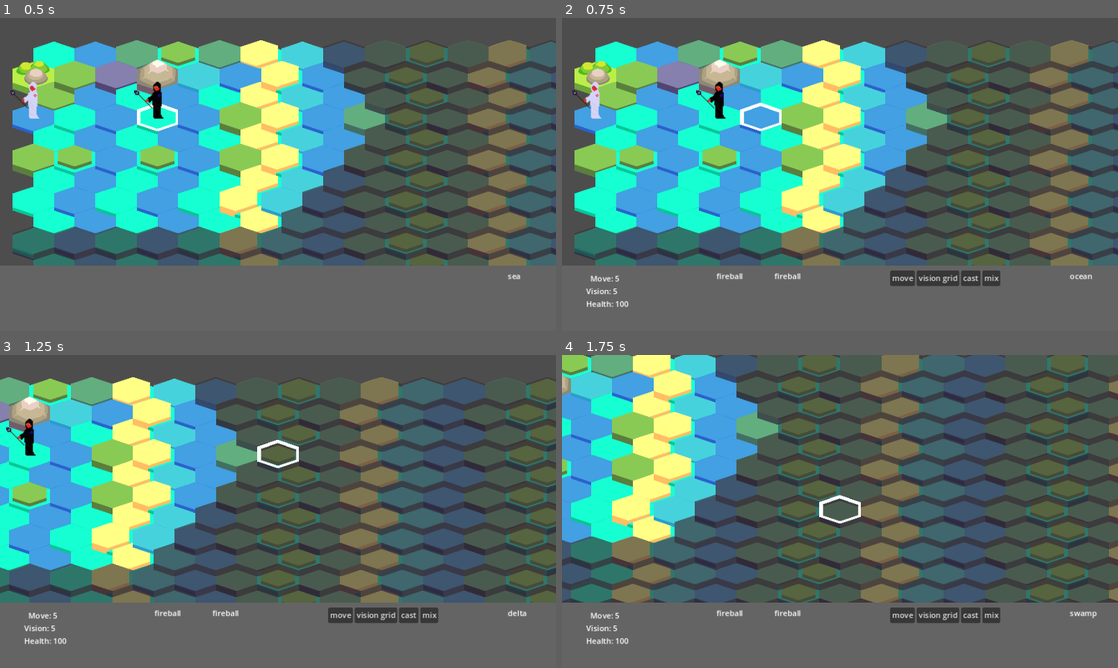
Above: before the commit, frames 1-4 (two rows, left to right).
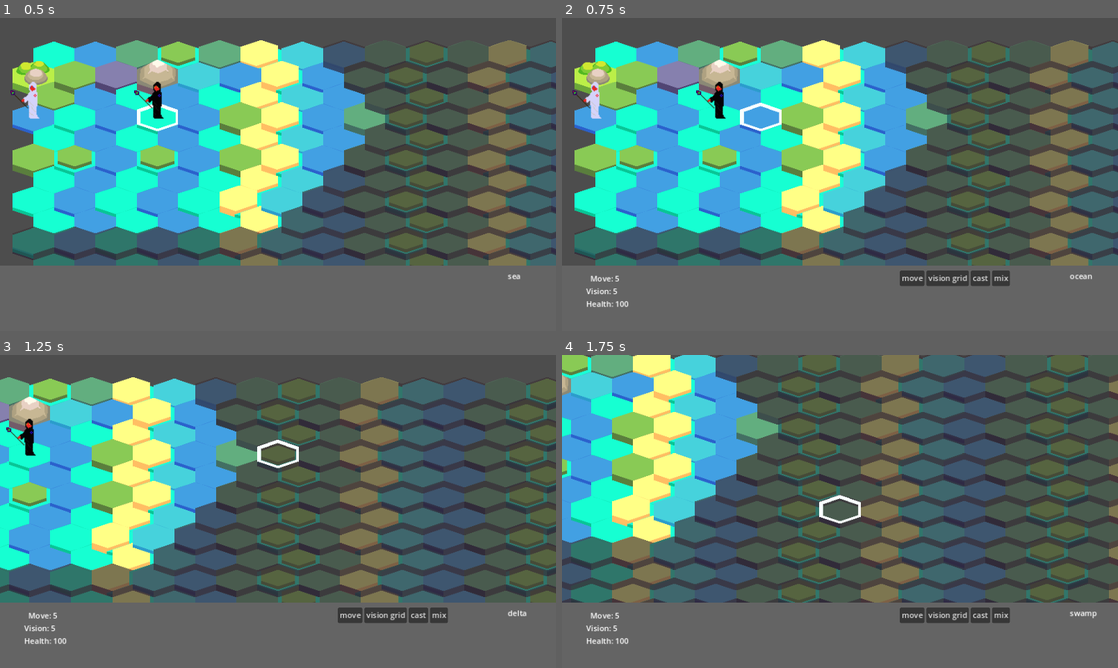
Above: after the commit, the same moments.

Repository: ahhnevermore/mixorcerers
Game: Godot game, scene res://scenes/game.tscn
Same seed, same stepped clock (60 frames per second), same inputs: the game is played once before the commit and once after it. The engine's default icon, where the game draws it, is replaced by a stand-in: a white triangle on a blue panel in a dark square.
Inputs:
- Up to frame 1 (0.5 s): no input
- Up to frame 2 (0.75 s): tap Enter at 0.5 s; hold D (cursor_right) from 0.53 s (still down); tap Space (select_confirm) at 0.6 s
- Up to frame 3 (1.25 s): keep holding D (cursor_right)
- Up to frame 4 (1.75 s): release D (cursor_right) at 1.28 s; hold S (cursor_down) from 1.28 s (still down); tap M (move) at 1.35 s; tap Space (select_confirm) at 1.55 s

Frame 1 is identical in both runs. In frame 2, 0.5% of the frame differs, in the area x 27-81%, y 80-86%; in frame 3, 0.5%; in frame 4, 0.5%.

Commit message:
mix mode done for spells

Diff:
--- a/scenes/HUD.tscn
+++ b/scenes/HUD.tscn
@@ -38,61 +38,81 @@
 
 [node name="Slot1" type="Control" parent="Div/Inventory"]
 anchors_preset = 0
-offset_right = 120.0
+offset_right = 90.0
 offset_bottom = 63.0
 
 [node name="Slot2" type="Control" parent="Div/Inventory"]
 layout_mode = 1
+anchors_preset = 0
+offset_top = 63.0
+offset_right = 90.0
+offset_bottom = 125.0
+
+[node name="Slot3" type="Control" parent="Div/Inventory"]
+layout_mode = 1
 anchors_preset = 5
 anchor_left = 0.5
 anchor_right = 0.5
-offset_left = -60.0
-offset_right = 60.0
+offset_left = -90.0
 offset_bottom = 63.0
 grow_horizontal = 2
 
-[node name="Slot3" type="Control" parent="Div/Inventory"]
+[node name="Slot4" type="Control" parent="Div/Inventory"]
+layout_mode = 1
+anchors_preset = 5
+anchor_left = 0.5
+anchor_right = 0.5
+offset_left = -90.0
+offset_top = 63.0
+offset_bottom = 125.0
+grow_horizontal = 2
+
+[node name="Slot5" type="Control" parent="Div/Inventory"]
 layout_mode = 1
 anchors_preset = 1
 anchor_left = 1.0
 anchor_right = 1.0
-offset_left = -120.0
+offset_left = -180.0
+offset_right = -90.0
 offset_bottom = 63.0
 grow_horizontal = 0
-
-[node name="Slot4" type="Control" parent="Div/Inventory"]
-layout_mode = 1
-anchors_preset = 0
-offset_top = 63.0
-offset_right = 120.0
-offset_bottom = 125.0
-
-[node name="Slot5" type="Control" parent="Div/Inventory"]
-layout_mode = 1
-anchors_preset = 5
-anchor_left = 0.5
-anchor_right = 0.5
-offset_left = -60.0
-offset_top = 63.0
-offset_right = 60.0
-offset_bottom = 125.0
-grow_horizontal = 2
 
 [node name="Slot6" type="Control" parent="Div/Inventory"]
 layout_mode = 1
 anchors_preset = 1
 anchor_left = 1.0
 anchor_right = 1.0
-offset_left = -120.0
+offset_left = -180.0
+offset_top = 63.0
+offset_right = -90.0
+offset_bottom = 125.0
+grow_horizontal = 0
+
+[node name="Slot7" type="Control" parent="Div/Inventory"]
+layout_mode = 1
+anchors_preset = 1
+anchor_left = 1.0
+anchor_right = 1.0
+offset_left = -90.0
+offset_top = 63.0
+offset_bottom = 125.0
+grow_horizontal = 0
+
+[node name="Slot8" type="Control" parent="Div/Inventory"]
+layout_mode = 1
+anchors_preset = 1
+anchor_left = 1.0
+anchor_right = 1.0
+offset_left = -90.0
 offset_top = 63.0
 offset_bottom = 125.0
 grow_horizontal = 0
 
 [node name="Commands" type="GridContainer" parent="Div"]
 layout_mode = 1
-offset_left = 680.0
+offset_left = 700.0
 offset_top = 10.0
-offset_right = 902.0
+offset_right = 922.0
 offset_bottom = 135.0
 columns = 6
 
--- a/scenes/mix_mode.tscn
+++ b/scenes/mix_mode.tscn
@@ -10,7 +10,9 @@
 [node name="CanvasLayer" type="CanvasLayer" parent="."]
 
 [node name="Sprite2D" type="Sprite2D" parent="CanvasLayer"]
-position = Vector2(578, 321)
+modulate = Color(1, 1, 1, 0.482353)
+position = Vector2(578, 320)
+scale = Vector2(1, 0.990741)
 texture = ExtResource("2_jo4g6")
 
 [node name="Orbs" type="HBoxContainer" parent="CanvasLayer"]
--- a/scripts/HUD.gd
+++ b/scripts/HUD.gd
@@ -2,6 +2,7 @@
 extends CanvasLayer
 
 var UIButton_scene:PackedScene
+var inventory_max_size =8
 # Called when the node enters the scene tree for the first time.
 func _ready():
 	UIButton_scene = load("res://scenes/uibutton.tscn")
@@ -35,16 +36,16 @@
 	)
 
 func inventory_display_uninteractive(list:Array)->void:
-	for i in range(list.size()):
-		if i < 6:
+	for i in range(inventory_max_size):
+		if list[i] :
 			var slot = $Div/Inventory.get_child(i)
 			var label = Label.new()
 			label.text=list[i].alias
 			slot.add_child(label)
 
 func inventory_display(list:Array,mode_node:Mode)->void:
-	for i in range(list.size()):
-		if i < 6:
+	for i in range(inventory_max_size):
+		if list[i] :
 			var slot = $Div/Inventory.get_child(i)
 			if list[i].castable:
 
--- a/scripts/cast_mode.gd
+++ b/scripts/cast_mode.gd
@@ -22,9 +22,9 @@
 	if Input.is_action_just_pressed("select_confirm") and cast_grid and props.size()>1:
 		cast(props[1],cast_grid)
 		game._on_cursor_changed()
-		props[0].inventory.erase(props[1])
+		var index = props[0].inventory.find(props[1])
+		props[0].inventory[index]=null
 		log_action()
-		props.pop_back()
 		hud.clear_inventory_display()
 		hud.inventory_display(props[0].inventory,self)
 
@@ -120,4 +120,4 @@
 	update = true
 
 func log_action()->void:
-	game.turn_history.append([alias,props[1].alias,cursor.cursor_tile])
+	game.turn_history.append([props[1].alias,cursor.cursor_tile])
--- a/scripts/game.gd
+++ b/scripts/game.gd
@@ -37,6 +37,7 @@
 
 
 #TODO
+#add spell stats when selecting them in cast mode
 #modify cast spell to not apply damage but instead sublet it to the listeners
 #mix mode- additional cost
 #			replacing spells and refunding costs
@@ -70,7 +71,7 @@
 		'alias':"fireball",'sprite':"res://icon.svg",
 		'cast_range':2,'cast_shape':Spell.cast_shapes.CIRCLE,'cast_dim':[1],
 		'fire_dmg':10.0,'water_dmg':0.0,'earth_dmg':0.0,'air_dmg':0.0, 'dmg_dist':Spell.DMG_Distribution.CLEAN,
-		'gen_unit':false,'gen_item':false,
+		'gen_unit':false,'gen_artifact':false,
 		'elevation_mod': 0,'moisture_mod':-1,
 		'magycke_mod':[['dmg',{'fire':5,'water':0,'earth':0,'air':0}],['burn',{'duration':2,'dmg':5}]],
 		'day_mod':[[]],'night_mod':[[]],
--- a/scripts/grimoire.gd
+++ b/scripts/grimoire.gd
@@ -16,9 +16,7 @@
 func _process(_delta):
 	pass
 
-func _init(arg_spell:Spell,arg_type:String,arg_value:int):
+func _init(arg_spell:Spell,arg_type:Grimoire_Type,arg_value):
 	spell =arg_spell
-	for x in Grimoire_Type:
-		if Grimoire_Type[x] == arg_type:
-			type = x
+	type=arg_type
 	value =arg_value
--- a/scripts/mix_mode.gd
+++ b/scripts/mix_mode.gd
@@ -25,6 +25,8 @@
 func _process(_delta):
 	if update:
 		orbs_display(internal_orbs)
+		stack_display(stack,magycke_stack)
+		spell_display(stack)
 	if Input.is_action_just_pressed("select_confirm") and spell_config:
 		var modifiers =[]
 		modifiers.append_array(magycke_stack)
@@ -36,11 +38,21 @@
 		real_cost['magycke'] = 0
 		for i in magycke_stack:
 			real_cost['magycke']+=1
+		orbs_operation(real_cost,"add",additional_costs,)
+		orbs_operation(internal_orbs,"sub",additional_costs,)
 
 		var mixture = Spell.new(spell_config,modifiers,real_cost)
-		if grimoire_type != 'None':
+		if grimoire_type != Grimoire.Grimoire_Type.NONE:
 			mixture = Grimoire.new(mixture,grimoire_type,grimoire_value)
 
+		add_item(props[0].inventory,mixture,internal_orbs)
+		orbs_display(internal_orbs)
+		hud.clear_inventory_display()
+		hud.inventory_display_uninteractive(props[0].inventory)
+		stack = []
+		magycke_stack =[]
+		stack_display(stack,magycke_stack)
+		spell_display(stack)
 
 	if Input.is_action_just_pressed("cancel_action"):
 		if stack:
@@ -63,6 +75,20 @@
 		else:
 			self.windup()
 
+func add_item(inventory:Array,item,orbs):
+	if item is Spell:
+		if inventory[0]:
+			if inventory[1]:
+				var outgoing_spell:Spell = inventory[1]
+				if outgoing_spell.alias == item.alias and orbs_operation(outgoing_spell.real_cost,"lt",item.real_cost):
+					orbs_operation(orbs,"add",item.real_cost,)
+					item = outgoing_spell
+				else:
+					orbs_operation(orbs,"add",outgoing_spell.real_cost,)
+			inventory[1] = inventory[0]
+			inventory[0] = item
+		else:
+			inventory[0]= item
 
 func setup(arg_game:Game,arg_map:Map,arg_cursor:Cursor,arg_hud:HUD,arg_props:Array)->void:
 	super.setup(arg_game,arg_map,arg_cursor,arg_hud,arg_props)
@@ -110,10 +136,10 @@
 		$CanvasLayer/Spell.text = spell_config['alias']
 		var spell_count =0
 		for action in game.turn_history:
-			if action[1] == spell_config['alias']:
+			if action[0] == spell_config['alias']:
 				spell_count+=1
 		for item in props[0].inventory:
-			if item.alias == spell_config['alias']:
+			if item and item.alias == spell_config['alias']:
 				spell_count+=1
 		if not grimoire_cost_added and grimoire_value:
 			grimoire_cost_added=true
@@ -131,6 +157,7 @@
 		additional_costs={'fire':0,'water':0,'earth':0,'air':0}
 		grimoire_cost_added =false
 		repeat_cost_added = false
+		spell_config = {}
 
 func orbs_display(orbs:Dictionary):
 	$CanvasLayer/Orbs/FireCount.text= str(orbs['fire'])
@@ -255,3 +282,18 @@
 				"     Earth: " + str(additional_costs['earth']) +
 				"     Air: " + str(additional_costs['air'])
 				)
+
+func orbs_operation(dict1,operation,dict2):
+	match operation:
+		"add":
+			for elem in dict2:
+				dict1[elem]+= dict2[elem]
+		"sub":
+			for elem in dict2:
+				dict1[elem]-= dict2[elem]
+		"lt":
+			var res=0
+			for elem in dict2:
+				if elem != 'magycke' and dict1[elem] < dict2[elem]:
+					res+=1
+			return res
--- a/scripts/player.gd
+++ b/scripts/player.gd
@@ -6,7 +6,7 @@
 var map:Map
 var allies: Array
 var commands = ["move","vision grid","cast","mix"]
-var orbs = {"fire":10,"water":10,"earth":10,"air":10,"magycke":3}
+var orbs = {"fire":20,"water":10,"earth":10,"air":10,"magycke":3}
 var inventory
 var initial_stats = {'move':5,
 			'vision':5,
@@ -20,7 +20,10 @@
 	map=get_parent().get_node("Map")
 	position= map.map_to_local(map.map_file[map.player+"_start_position"])
 	allies.push_back(self)
-	inventory =[Spell.new(game.spells["fireball"],[],{}),Spell.new(game.spells["fireball"],[],{})]
+	inventory =[
+		null,null,null,null,
+		null,null,null,null
+		]
 	game.listeners.append(self)
 # Called every frame. 'delta' is the elapsed time since the previous frame.
 func _process(_delta):
--- a/scripts/spell.gd
+++ b/scripts/spell.gd
@@ -20,7 +20,7 @@
 
 #other properties
 var gen_unit
-var gen_item
+var gen_artifact
 
 #terrain modifications
 var elevation_mod:int
@@ -67,7 +67,7 @@
 	dmg_dist = config['dmg_dist']
 
 	gen_unit = config['gen_unit']
-	gen_item =config['gen_item']
+	gen_artifact =config['gen_artifact']
 
 	elevation_mod = config['elevation_mod']
 	moisture_mod = config['moisture_mod']
@@ -87,7 +87,7 @@
 	for mod in modifiers:
 		if mod is String:
 			var xs
-			match mod:
+			match mod.to_lower():
 				'magycke':
 					xs = magycke_mod
 				'day':
@@ -95,13 +95,14 @@
 				'night':
 					xs = night_mod
 			for x in xs:
-				if x[0] == 'dmg':
-					fire_dmg += x[1]['fire']
-					water_dmg += x[1]['water']
-					earth_dmg += x[1]['earth']
-					air_dmg += x[1]['air']
-				else:
-					res.append(x)
+				if x.size()>0:
+					if x[0] == 'dmg':
+						fire_dmg += x[1]['fire']
+						water_dmg += x[1]['water']
+						earth_dmg += x[1]['earth']
+						air_dmg += x[1]['air']
+					else:
+						res.append(x)
 		else:
 			res.append(mod)
 	modifiers= res.duplicate(true)
Not shown, changed: build/New folder.zip
Not shown, changed: build/New folder/mixorcerers.pck
Not shown, added: build/mixorcerers.zip
